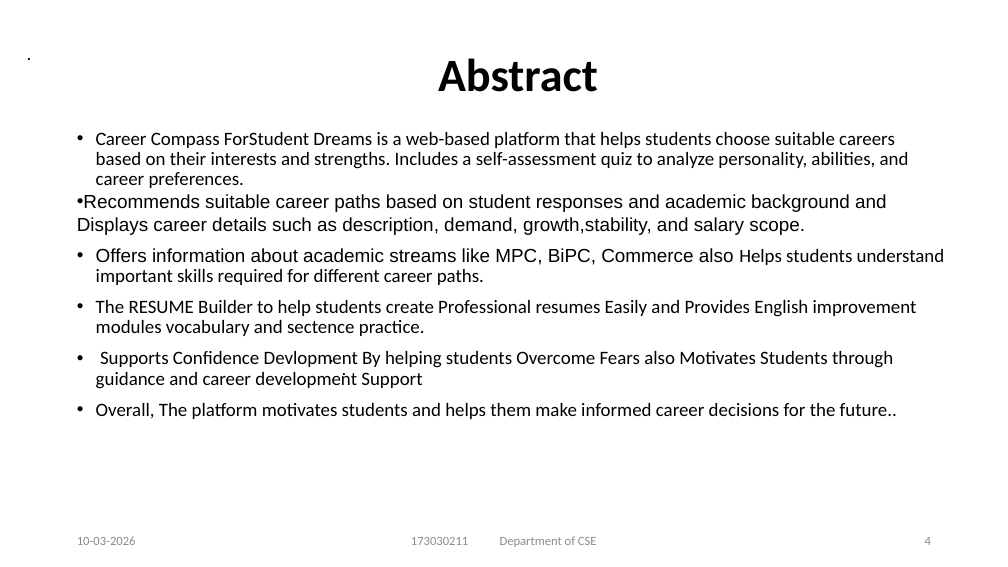
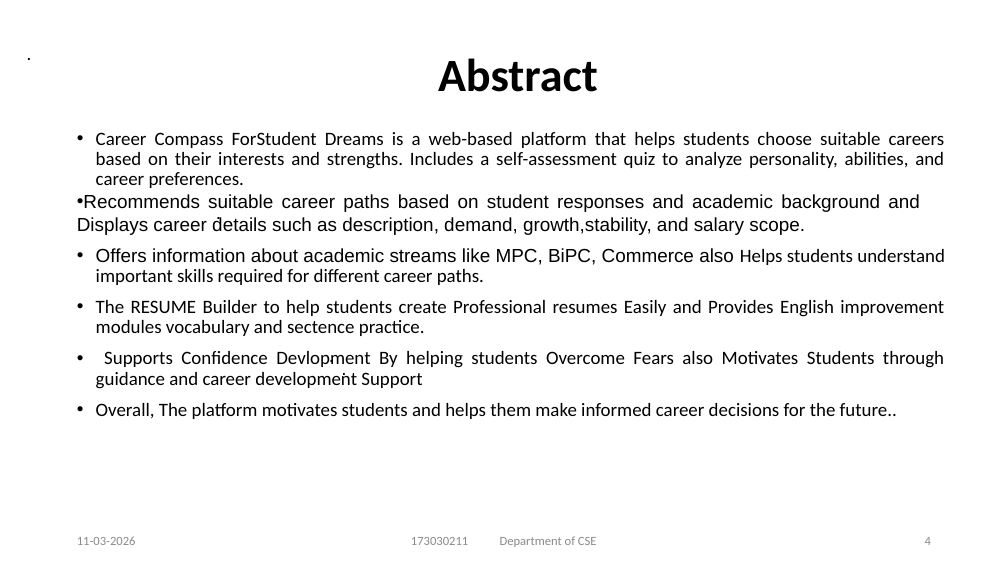
Before and after one commit to MannemMohanaAsmitha/Career-Compasss-for-Student-Dream, a slide deck: slide 4 of Career Compass for Student Dreams.pptx. Drawn at 1008x567 pixels with LibreOffice and Linux fonts; fonts in the diff are those of the drawing; background and template pictures are left out. Boxes give left, top, right and bottom in pixels: in the first picture for what was removed or moved away, otherwise in the second. Text is boxed around its words. In the diff, an @@ line names an element or a change of style, - is before the commit and + after.

```diff
--- a/Career Compass for Student Dreams.pptx
+++ b/Career Compass for Student Dreams.pptx
@@ text "Career Compass ForStudent Dreams is ..." at (77, 132, 945, 419): alignment left to justified @@
@@ text ".": place and size @@
-text "." at (95, 113, 115, 144)
+text "." at (209, 197, 229, 227)
@@ text at (77, 536, 136, 545): text changed @@
-10-03-2026
+11-03-2026
```
Also in this commit, not shown: 15 other slides changed, 3 other files.
